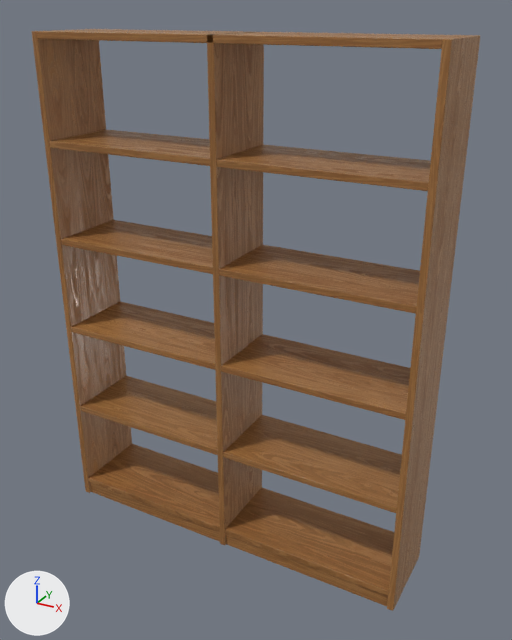
Renders of the glTF model models/bookcase-iloss.glb from each side of a commit.
Before and after are seen from a camera (50 mm lens) standing at (1.27, -2.17, 2.07) and looking at (0.06, 0.02, 0.98). The axes (+X, +Y, +Z) are drawn at lower left. The lights are the same throughout. The older version comes first. Where no turn or scale is listed for an object, it has been applied to the vertices.
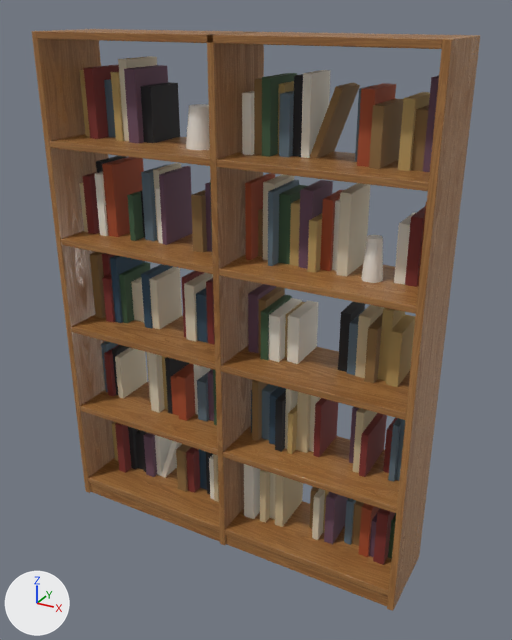
What differs and where, as boxes (x1, y1, x2, y2) in the pictures (512 x 640 px):
'decor.011', added: after (115, 56, 370, 540)
'decor.005', added: after (89, 78, 429, 546)
'decor', added: after (83, 65, 425, 565)
'decor.008', added: after (124, 65, 439, 557)
'decor.004', added: after (94, 70, 415, 519)
'decor.010', added: after (102, 83, 427, 557)
'decor.009', added: after (79, 70, 430, 533)
'decor.007', added: after (101, 79, 405, 545)
'decor.006', added: after (96, 74, 365, 494)
'decor.003', added: after (119, 73, 396, 559)
'decor.002', added: after (79, 183, 384, 527)
'decor.001', added: after (110, 255, 286, 490)
'decor.012', added: after (186, 104, 383, 283)

Edits to the bpy script that builds the scene:
```text
Add ob_decor_012:
    ob_decor_012 = bpy.data.objects.new('decor.012', me_mesh_13)  # 84 vertices, 160 faces; spans x -0.382..0.382, y -0.054..0.054, z -0.264..0.264; in mat_ceramic (white #efe9df)
    ob_decor_012.location = (0.175, 0.0, 1.498)
Add ob_decor_011:
    ob_decor_011 = bpy.data.objects.new('decor.011', me_mesh_12)  # 112 vertices, 168 faces; spans x -0.53..0.53, y -0.1..0.1, z -0.91..0.91; in mat_book_9 (beige #d9cdb4)
    ob_decor_011.location = (-0.095, 0.06, 0.996)
Add ob_decor_010:
    ob_decor_010 = bpy.data.objects.new('decor.010', me_mesh_11)  # a box spanning x 0.49..0.53, y -0.09..0.1, z -0.88..-0.65; a box spanning x -0.39..-0.35, y -0.08..0.1, z -0.5..-0.32; a box spanning x -0.35..-0.31, y -0.1..0.1, z -0.5..-0.29; a box spanning x -0.65..-0.61, y -0.1..0.1, z 0.27..0.55; a box spanning x -0.02..0.0, y -0.08..0.1, z 0.27..0.55; a box spanning x 0.26..0.3, y -0.06..0.1, z 0.27..0.52; a box spanning x 0.61..0.65, y -0.05..0.1, z 0.27..0.55; a box spanning x 0.39..0.44, y -0.09..0.1, z 0.65..0.88; in mat_book_7 (brown #a34a28)
    ob_decor_010.location = (0.066, 0.06, 0.968)
Add ob_decor_009:
    ob_decor_009 = bpy.data.objects.new('decor.009', me_mesh_10)  # 112 vertices, 168 faces; spans x -0.68..0.68, y -0.1..0.1, z -0.89..0.89; in mat_book_11 (orange #b89a5e)
    ob_decor_009.location = (-0.033, 0.058, 0.973)
Add ob_decor_008:
    ob_decor_008 = bpy.data.objects.new('decor.008', me_mesh_9)  # 96 vertices, 144 faces; spans x -0.6..0.6, y -0.1..0.1, z -0.9..0.9; in mat_book_10 (dark purple #6b4b5e)
    ob_decor_008.location = (0.092, 0.059, 0.988)
Add ob_decor_007:
    ob_decor_007 = bpy.data.objects.new('decor.007', me_mesh_8)  # 112 vertices, 168 faces; spans x -0.71..0.71, y -0.1..0.1, z -0.88..0.88; in mat_book_8 (greyish blue #5c6f7c)
    ob_decor_007.location = (0.005, 0.057, 0.964)
Add ob_decor_006:
    ob_decor_006 = bpy.data.objects.new('decor.006', me_mesh_7)  # 104 vertices, 156 faces; spans x -0.55..0.55, y -0.1..0.1, z -0.9..0.9; in mat_book_6 (black #1f1f22)
    ob_decor_006.location = (-0.102, 0.055, 0.98)
Add ob_decor_005:
    ob_decor_005 = bpy.data.objects.new('decor.005', me_mesh_6)  # 112 vertices, 168 faces; spans x -0.69..0.69, y -0.1..0.1, z -0.89..0.89; in mat_book_5 (brown #8a6a3f)
    ob_decor_005.location = (-0.022, 0.055, 0.974)
Add ob_decor_004:
    ob_decor_004 = bpy.data.objects.new('decor.004', me_mesh_5)  # 112 vertices, 168 faces; spans x -0.63..0.63, y -0.1..0.1, z -0.9..0.9; in mat_book_4 (white #e8e2d4)
    ob_decor_004.location = (0.005, 0.055, 0.982)
Add ob_decor_003:
    ob_decor_003 = bpy.data.objects.new('decor.003', me_mesh_4)  # 80 vertices, 120 faces; spans x -0.63..0.63, y -0.1..0.1, z -0.89..0.89; in mat_book_3 (dark green #3d5a3f)
    ob_decor_003.location = (0.068, 0.057, 0.977)
Add ob_decor_002:
    ob_decor_002 = bpy.data.objects.new('decor.002', me_mesh_3)  # a box spanning x -0.04..-0.02, y -0.081..0.102, z -0.675..-0.399; a box spanning x 0.199..0.227, y -0.102..0.102, z -0.675..-0.42; a box spanning x 0.266..0.302, y -0.092..0.102, z -0.675..-0.401; a box spanning x -0.389..-0.369, y -0.045..0.102, z -0.292..-0.033; a box spanning x 0.344..0.391, y -0.067..0.102, z -0.292..-0.012; a box spanning x 0.594..0.623, y -0.093..0.102, z -0.292..-0.03; a box spanning x 0.566..0.609, y -0.054..0.102, z 0.091..0.33; a box spanning x -0.623..-0.602, y -0.102..0.102, z 0.474..0.675; in mat_book_2 (beige #c9b58f)
    ob_decor_002.location = (-0.085, 0.058, 0.76)
Add ob_decor_001:
    ob_decor_001 = bpy.data.objects.new('decor.001', me_mesh_2)  # a box spanning x -0.3..-0.25, y -0.04..0.1, z -0.85..-0.62; a box spanning x -0.03..0.0, y -0.05..0.1, z -0.47..-0.27; a box spanning x 0.07..0.11, y -0.08..0.1, z -0.47..-0.25; a box spanning x -0.66..-0.63, y -0.1..0.1, z -0.09..0.2; a box spanning x -0.52..-0.49, y -0.08..0.1, z -0.09..0.15; a box spanning x -0.25..-0.21, y -0.08..0.1, z -0.09..0.12; a box spanning x 0.62..0.66, y -0.09..0.1, z 0.68..0.85; in mat_book_1 (dark blue #2f4a5e)
    ob_decor_001.location = (0.069, 0.064, 0.936)
Add ob_decor:
    ob_decor = bpy.data.objects.new('decor', me_mesh_1)  # 128 vertices, 192 faces; spans x -0.68..0.68, y -0.1..0.1, z -0.89..0.89; in mat_book_0 (dark red #7a2e2a)
    ob_decor.location = (-0.006, 0.056, 0.979)
```
